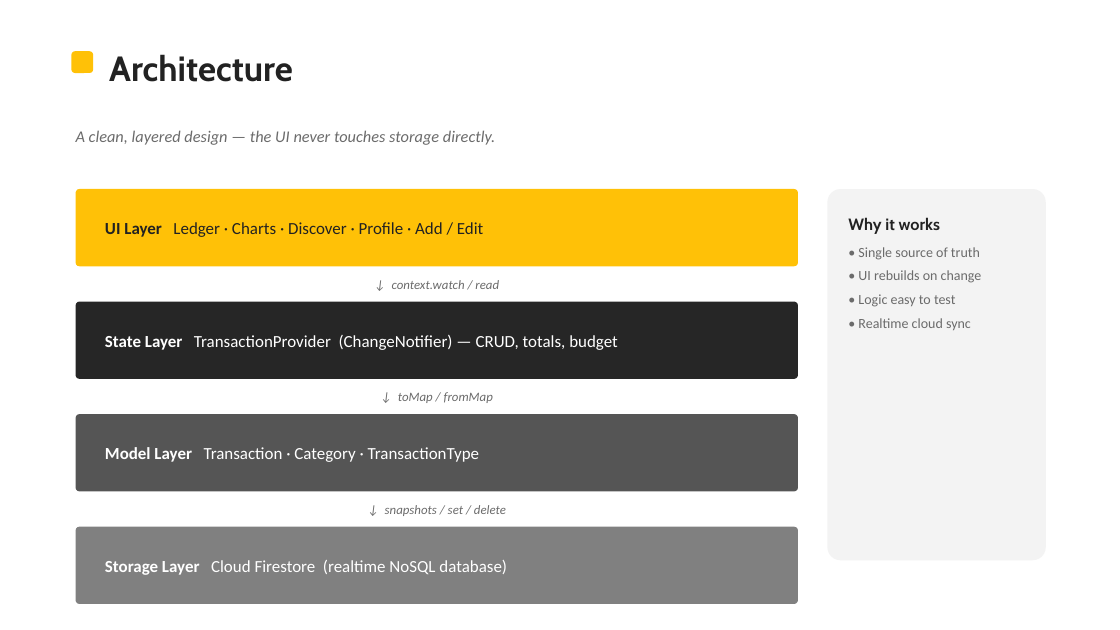
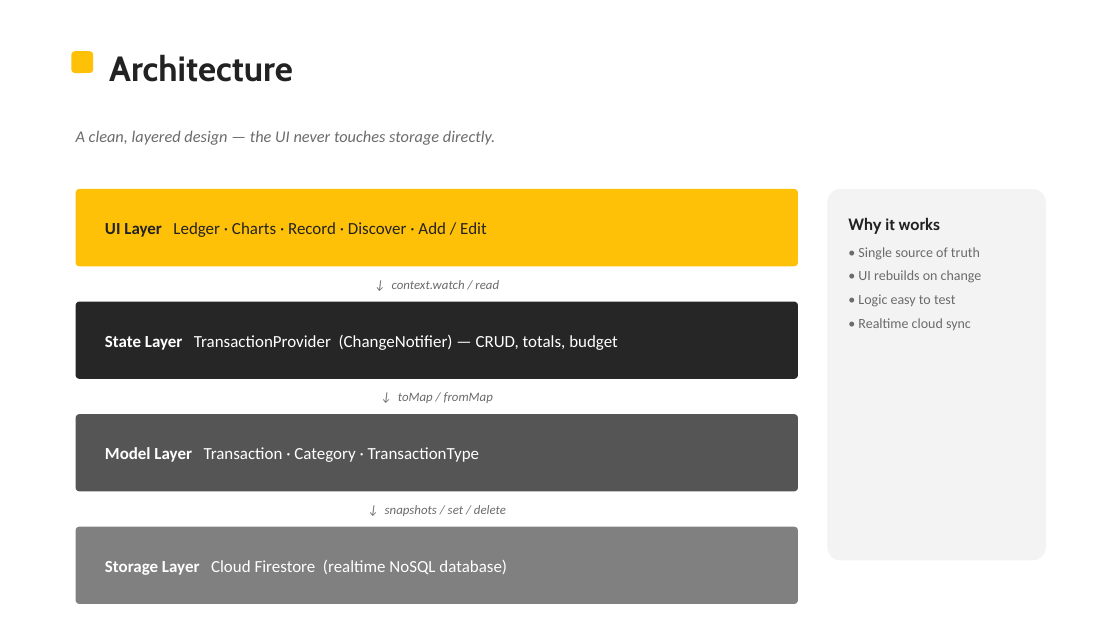
Before and after one commit to LBBT-God/expense-tracker, a slide deck: slide 6 of docs/My_Wallet_Presentation.pptx. Drawn at 1120x630 pixels with LibreOffice and Linux fonts; fonts in the diff are those of the drawing. Boxes give left, top, right and bottom in pixels: in the first picture for what was removed or moved away, otherwise in the second. Text is boxed around its words. In the diff, an @@ line names an element or a change of style, - is before the commit and + after.

Commit message:
Presentation: add screenshots and a Cloud Database (Firebase) slide
- Insert app screenshots into the title, solution and UI/UX slides
- Add a "Cloud Database — Firebase" slide pairing the app with the
  Firestore console (transactions collection) to show realtime cloud sync
- Remove the Profile references and the Live Demo slide
- Add docs/screenshots/firebase_console.png used by build_slides.py

```diff
--- a/docs/My_Wallet_Presentation.pptx
+++ b/docs/My_Wallet_Presentation.pptx
@@ text at <box>105,222,486,237</box>: text changed @@
-UI Layer Ledger · Charts · Discover · Profile · Add / Edit
+UI Layer Ledger · Charts · Record · Discover · Add / Edit
```
Also in this commit, not shown: 6 other slides changed, 1 slide added, 1 slide removed, 2 other files.
